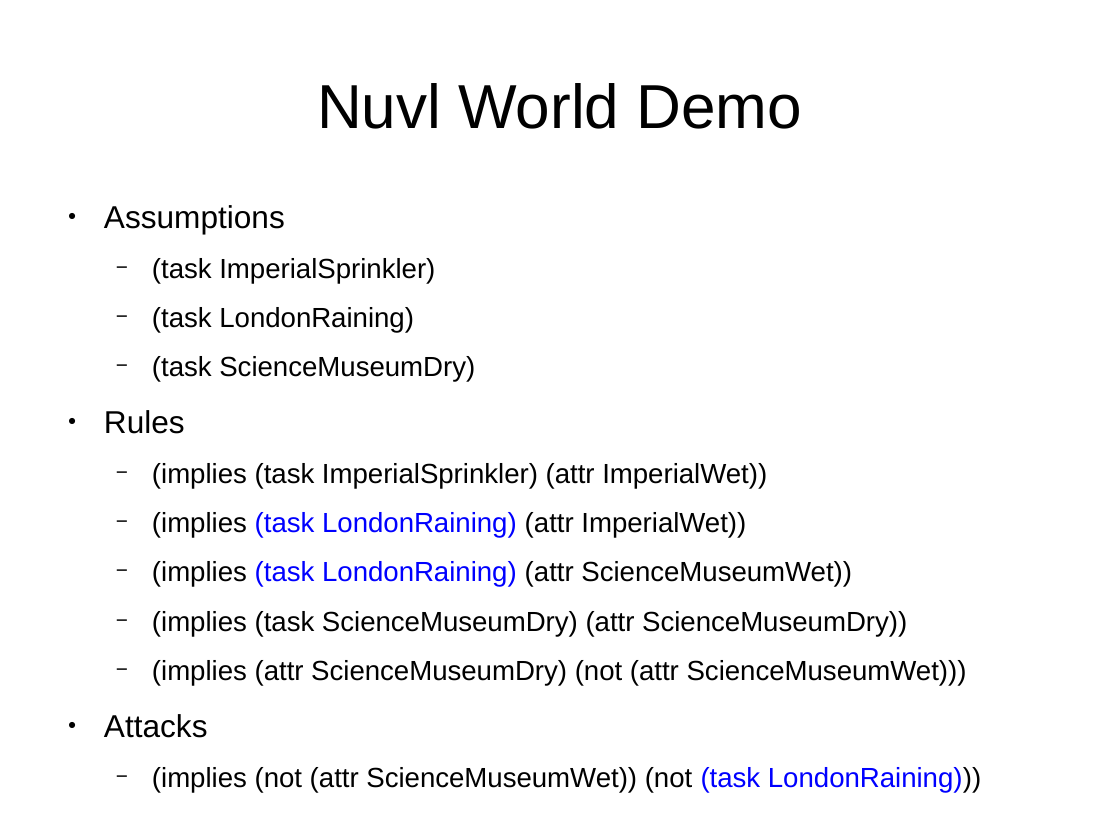
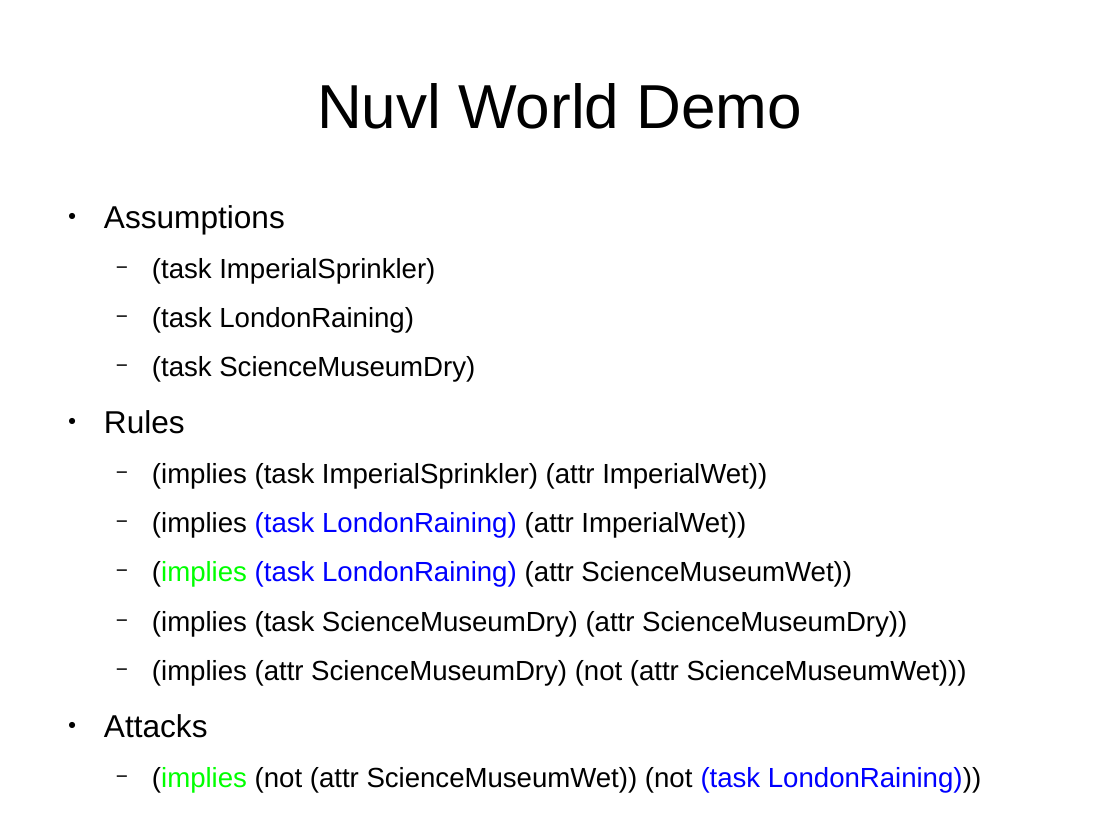
Before and after one commit to jefft0/nuvlworld, a slide deck: slide 11 of doc/Argumentation in Nuvl.odp. Drawn at 1120x840 pixels with LibreOffice and Linux fonts; fonts in the diff are those of the drawing. Boxes give left, top, right and bottom in pixels: in the first picture for what was removed or moved away, otherwise in the second. Text is boxed around its words. In the diff, an @@ line names an element or a change of style, - is before the commit and + after.

Commit message:
doc: Argumentation in Nuvl: version persented

```diff
--- a/doc/Argumentation in Nuvl.odp
+++ b/doc/Argumentation in Nuvl.odp
@@ text at bbox=[152, 561, 981, 792]: text colour #000000 to #00FF00 in "(implies", "(implies" @@
```
Also in this commit, not shown: 3 other slides changed, 1 slide added.
